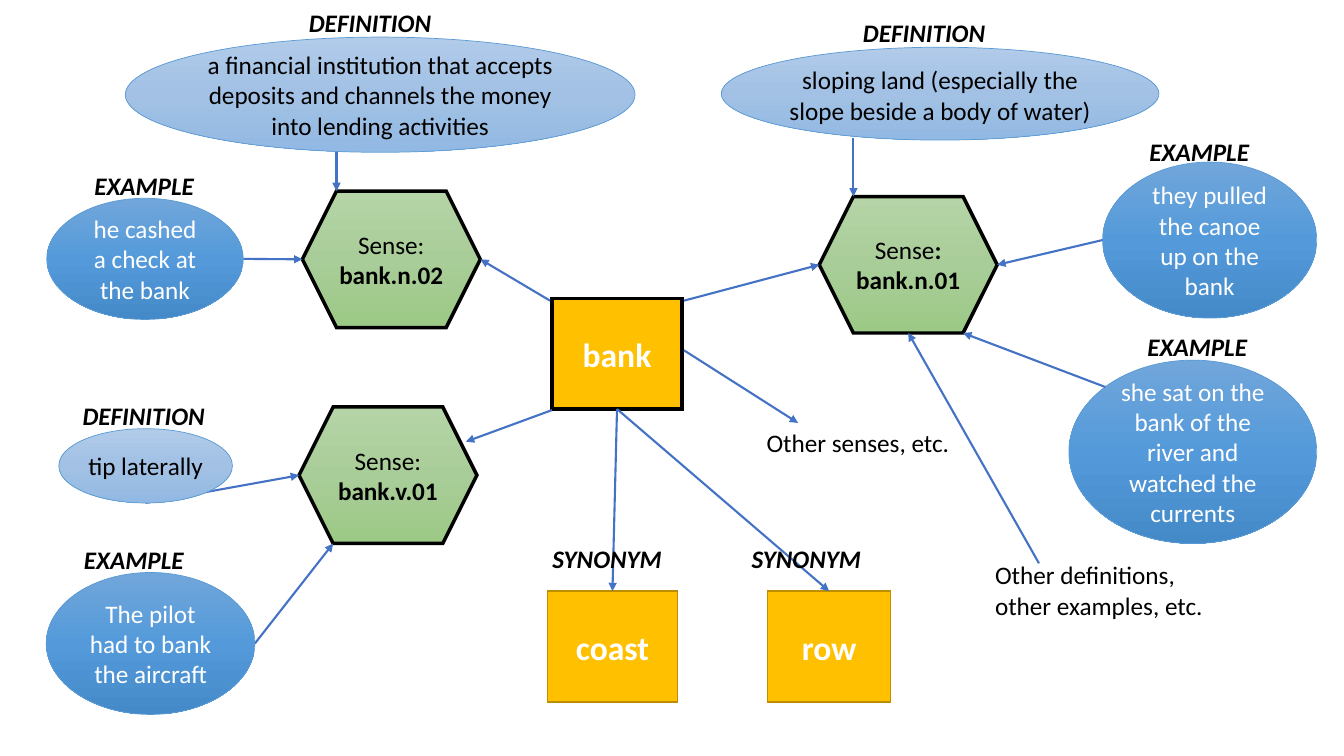
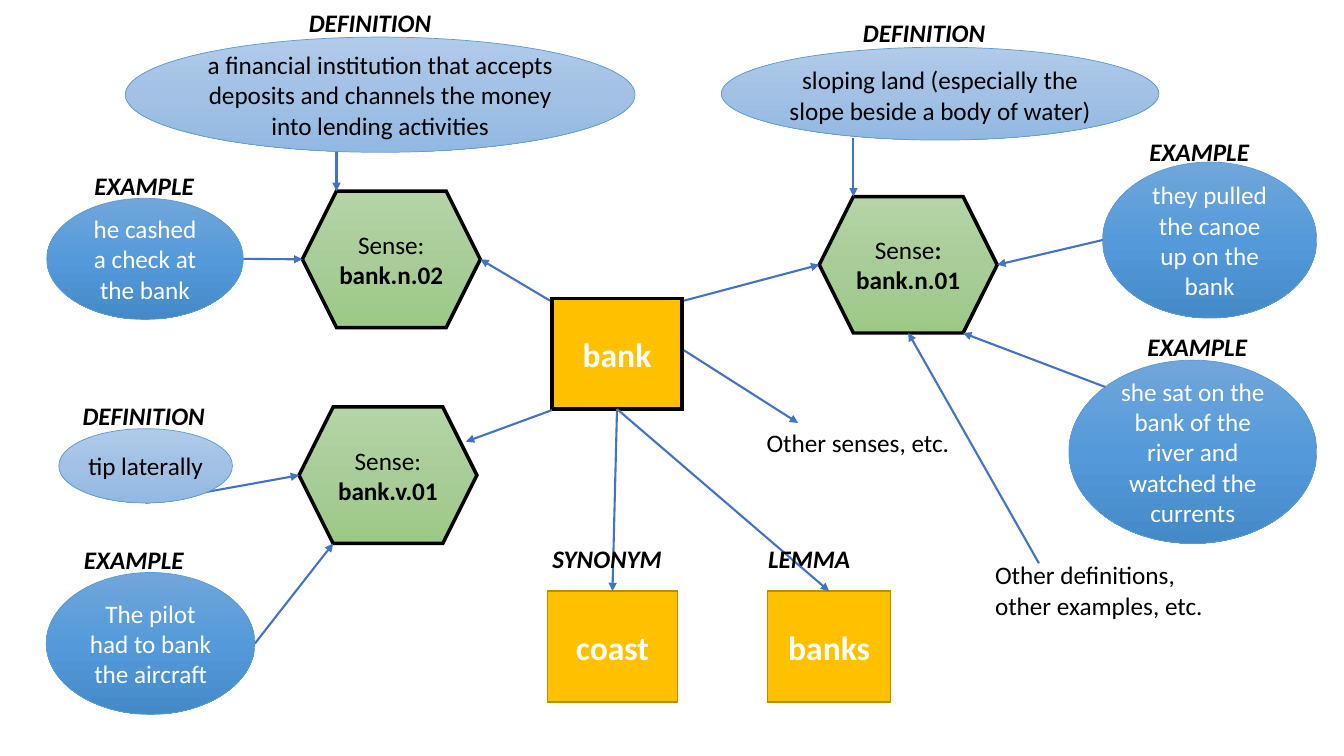
Before and after one commit to AndreaLK3/Multi-sense-LM, a slide deck: slide 4 of Media/Plan_Task1.pptx. Drawn at 1344x756 pixels with LibreOffice and Linux fonts; fonts in the diff are those of the drawing. Boxes give left, top, right and bottom in pixels: in the first picture for what was removed or moved away, otherwise in the second. Text is boxed around its words. In the diff, an @@ line names an element or a change of style, - is before the commit and + after.

Commit message:
=Graph version 2.0 now works as intended. Pipeline executed, graphs created. Must move on with model (warning: inflected, lemmas & senses...)
Former-commit-id: 50fe4068d2a7450512657909e564b2d279b994ef [formerly d903a59dfef157a00cbcdc147480511040da1619]
Former-commit-id: 77f5adec06cccb126226ed6217127f501e5b549f
Former-commit-id: ed2dc4f5b71672b313ae2495770ebc7cb22b13a0

```diff
--- a/Media/Plan_Task1.pptx
+++ b/Media/Plan_Task1.pptx
@@ text at box(768, 547, 850, 574): text changed @@
-SYNONYM
+LEMMA
@@ text in rectangle at box(788, 636, 870, 661): text changed @@
-row
+banks
```
Also in this commit, not shown: 23 other files.
